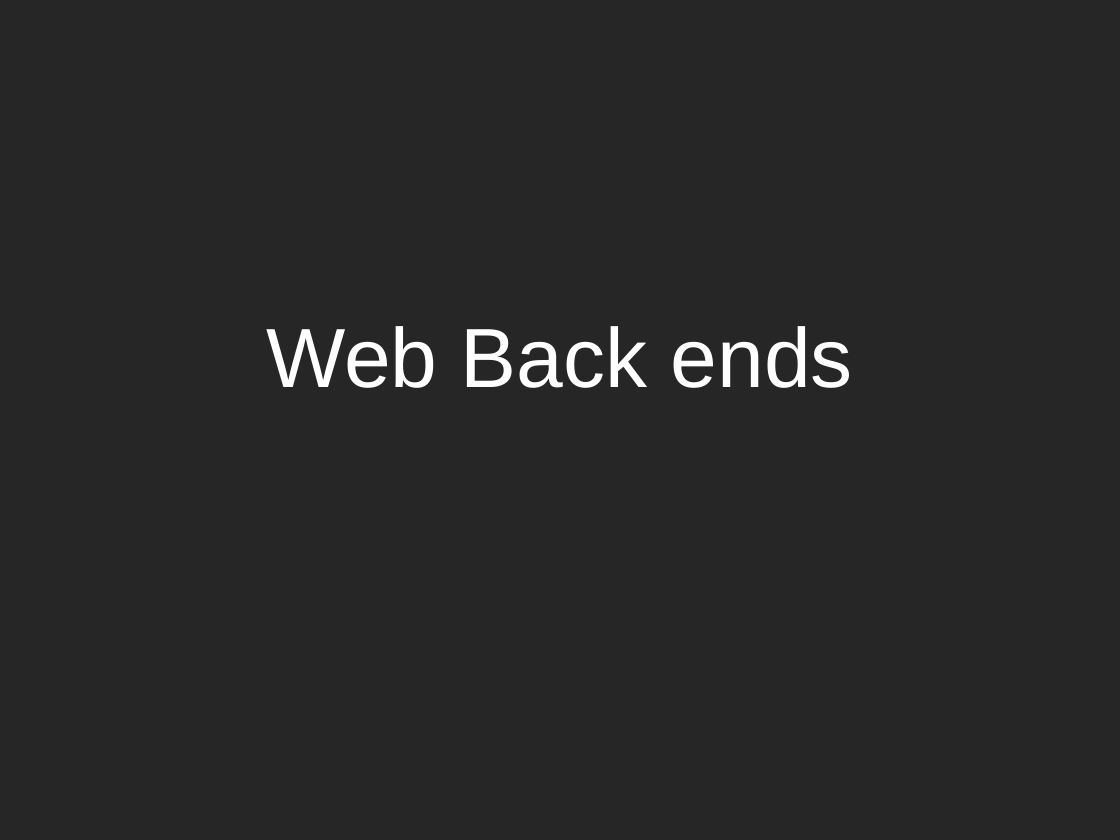
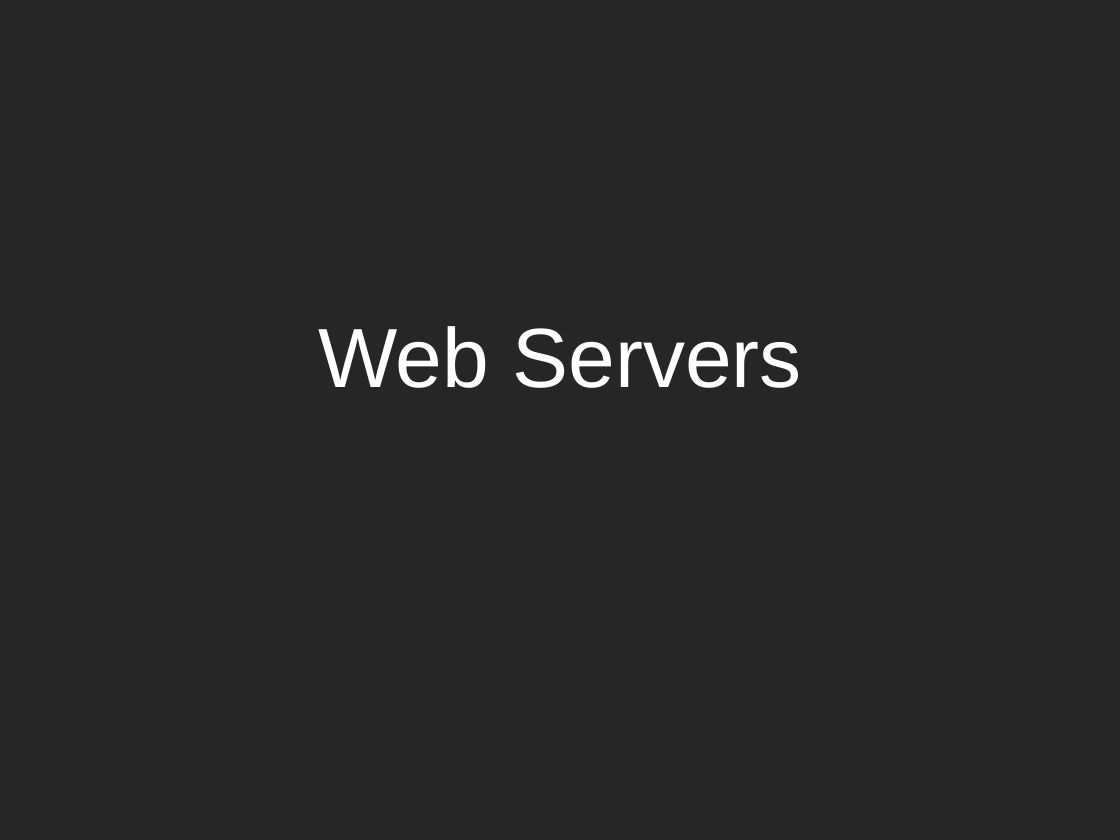
Before and after one commit to dantasse/ssuiweb2014, a slide deck: slide 44 of week07/week07.pptx (slide 45 before the commit). Drawn at 1120x840 pixels with LibreOffice and Linux fonts; fonts in the diff are those of the drawing. Boxes give left, top, right and bottom in pixels: in the first picture for what was removed or moved away, otherwise in the second. Text is boxed around its words. In the diff, an @@ line names an element or a change of style, - is before the commit and + after.

```diff
--- a/week07/week07.pptx
+++ b/week07/week07.pptx
@@ title at box(318, 326, 801, 388): text changed @@
-Web Back ends
+Web Servers
```
Also in this commit, not shown: 8 other slides changed, 3 slides added, 10 slides removed, 29 other files.
